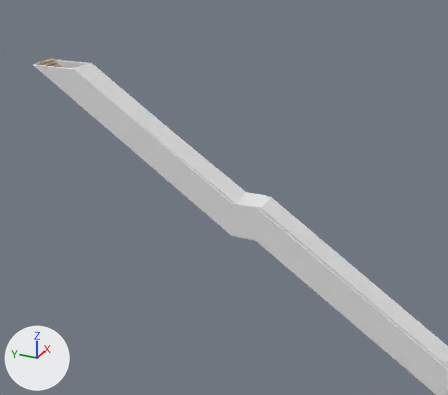
What one commit did to the Blender file assets/models/bunker/bunker.blend.
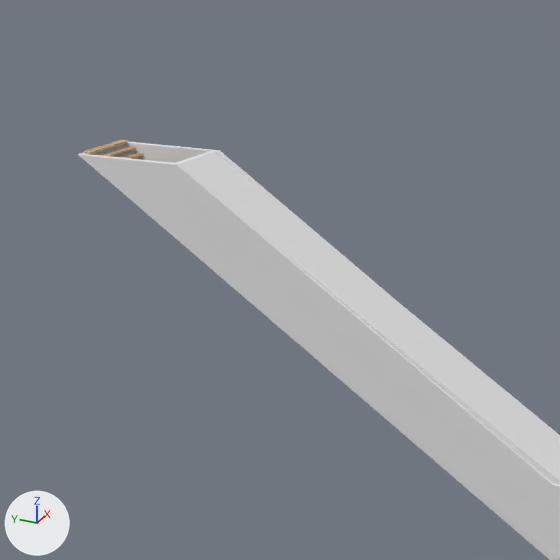
Each version is shown from a 50 mm lens placed at (-80.0, -65.1, 18.7), pointed at (1.6, -28.4, -22.0), then close up on the part from 0% to 52% of the width and 0% to 59% of the height. Lighting does not change. The marker at lower left points along +X, +Y and +Z. The first two pictures are the older version.

In view in the first close-up: 'ceiling', 'floor_below', 'walls' and 1 more.
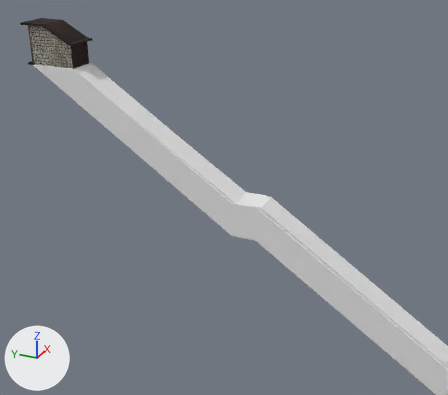
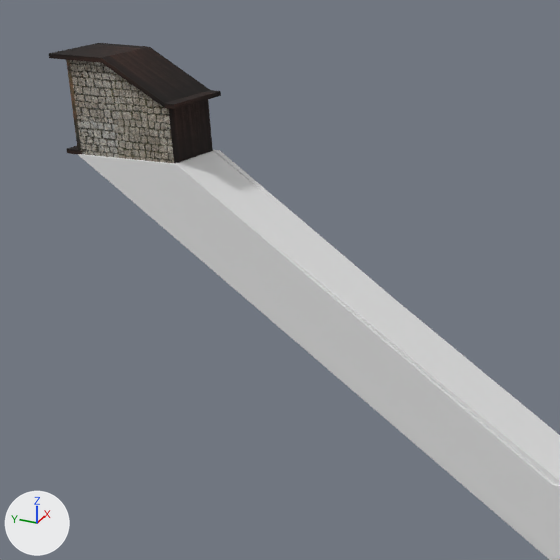
Location of each change, (x1, y1, x2, y2) in pixels of the close-ups (560 x 560 px):
'bunker_exposed', shown: after (70, 60, 213, 163)
'exposed_roof', shown: after (49, 43, 221, 109)
'door1', shown: after (66, 60, 81, 150)
'exposed_floor', shown: after (66, 146, 82, 155)

Edits to the bpy script that builds the scene:
```text
Change ob_bunker_exposed:
    remove ob_bunker_exposed.hide_set(True)  # its collection is switched off
Change ob_exposed_roof:
    remove ob_exposed_roof.hide_set(True)  # its collection is switched off
Change ob_exposed_floor:
    remove ob_exposed_floor.hide_set(True)  # its collection is switched off
Change ob_door1:
    remove ob_door1.hide_set(True)  # its collection is switched off
```
